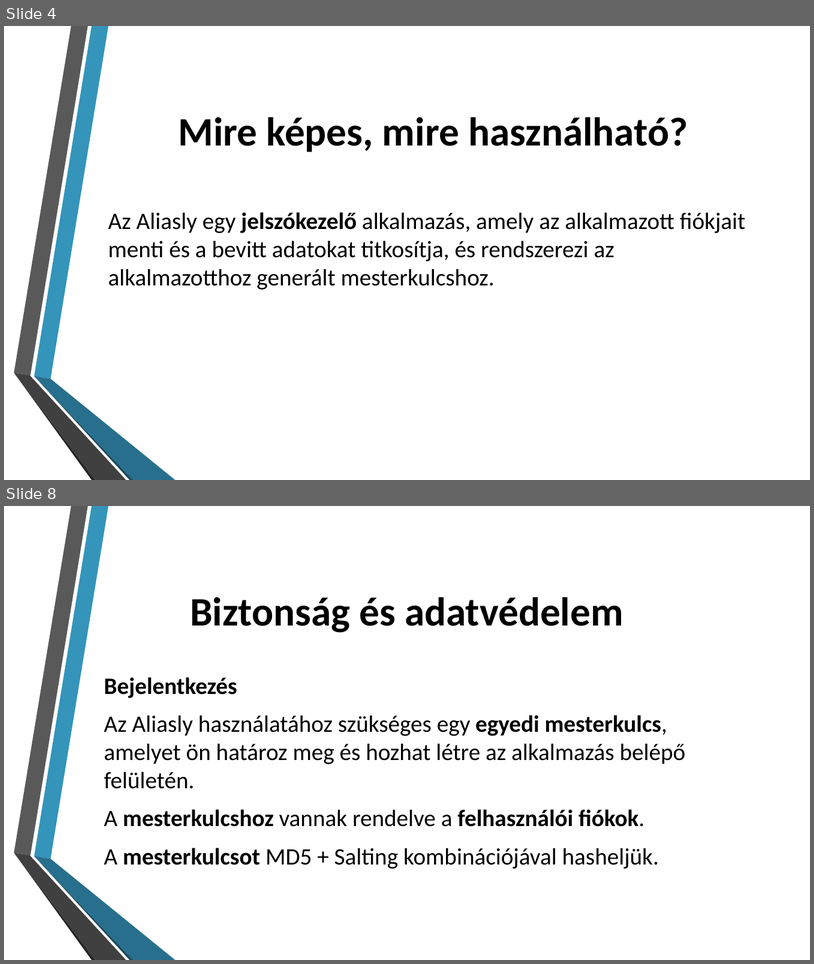
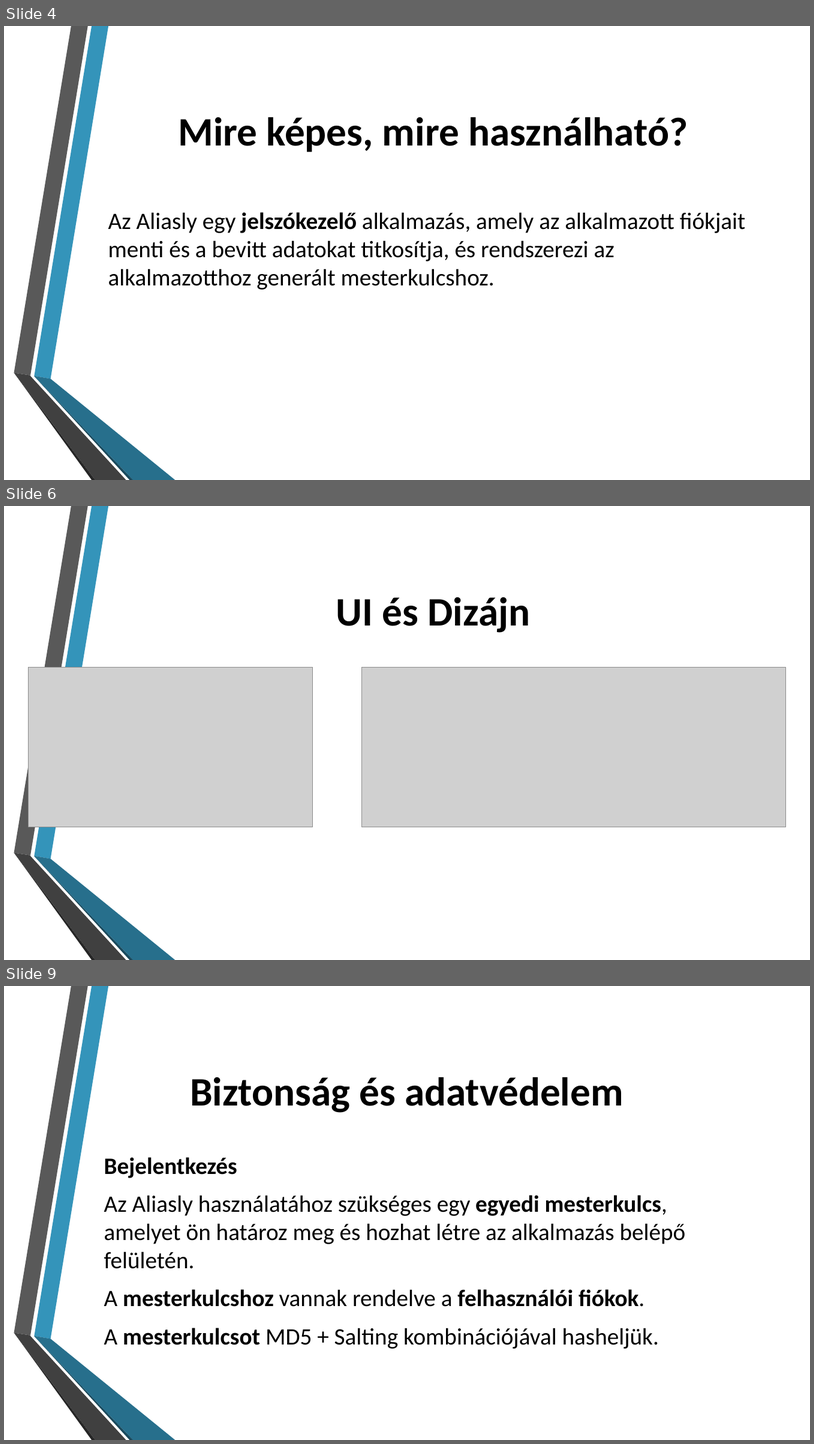
Before and after one commit to yAn2049/Aliasly-Password-Manager, a slide deck: Documents/Aliasly bemutató.pptx. Shown one above the other, each under a label of ours: slides 4 and 8 before the commit, slides 4, 6 and 9 after it; the slides between them are not shown. The pictures are 814x964 and 814x1444 pixels, drawn with LibreOffice and Linux fonts; fonts in the diff are those of the drawing; grey boxes stand for pictures; background and template pictures are left out. Boxes give left, top, right and bottom in pixels: in the first picture for what was removed or moved away, otherwise in the second. Text is boxed around its words. In the diff, an @@ line names an element or a change of style, - is before the commit and + after.

```diff
--- a/Documents/Aliasly bemutató.pptx
+++ b/Documents/Aliasly bemutató.pptx
@@ slide 6 added at (x1=4, y1=506, x2=810, y2=960), background picture (left out); not listed: 6 template elements that a slide beside it also shows @@
@@ title added at (x1=336, y1=597, x2=530, y2=633), 48 pt, text #000000, bold @@
+UI és Dizájn
@@ picture added at (x1=28, y1=667, x2=312, y2=826) @@
@@ picture added at (x1=362, y1=667, x2=786, y2=826) @@
@@ what was slide 8 is now slide 9 @@
```
Also in this commit, not shown: 3 slides changed, 1 other slide added.
